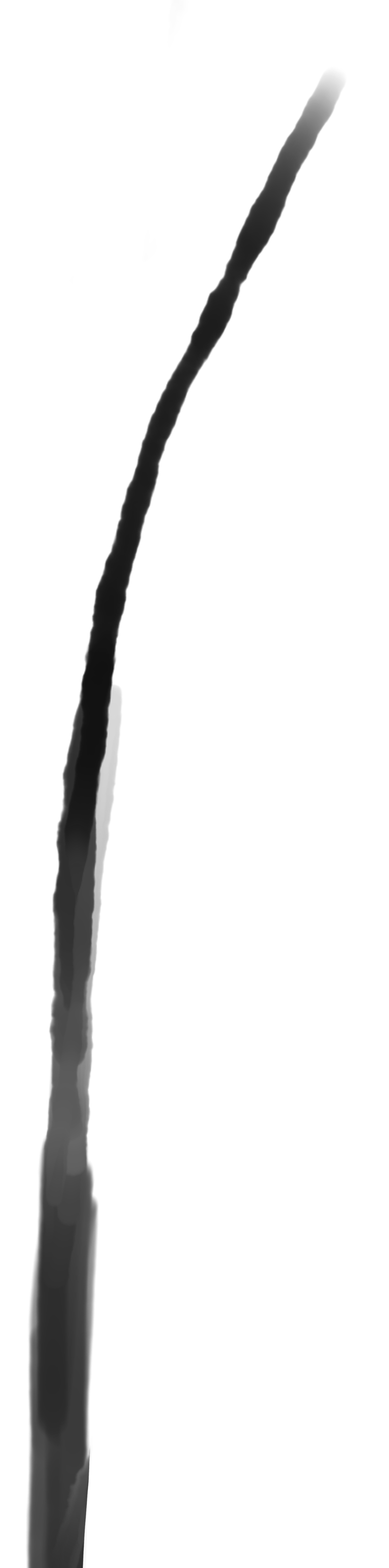
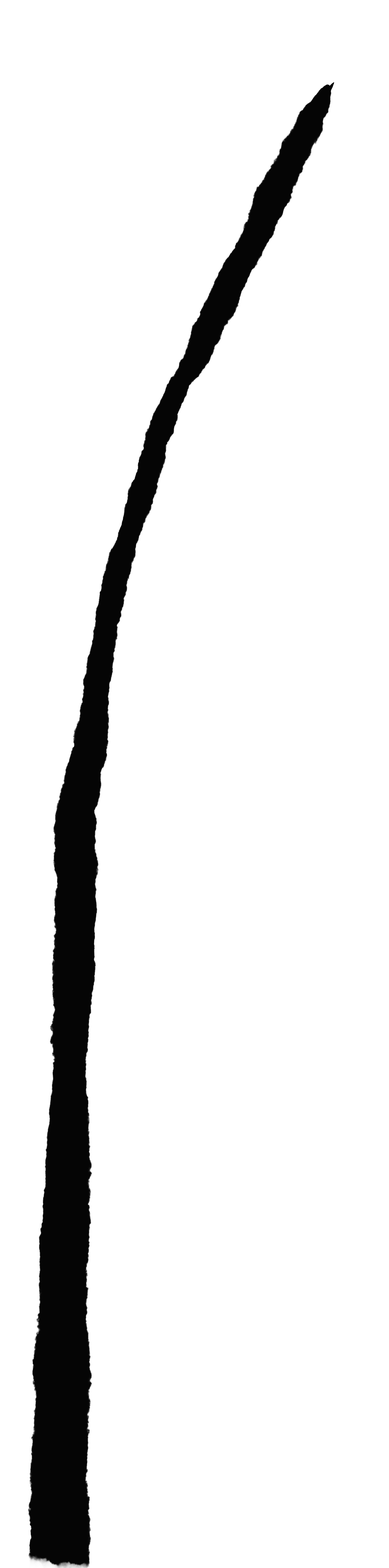
Layer changes from the first w=389, h=1568 image to the second:
removed group "rough" (1 layers) over [25, 0, 347, 1568]
added layer "レイヤー7" above "geteken" over [27, 82, 335, 1568]
hid "geteken", opacity 100% → 53%, moved it out of group "rough", painted on it over [25, 0, 347, 1568]
